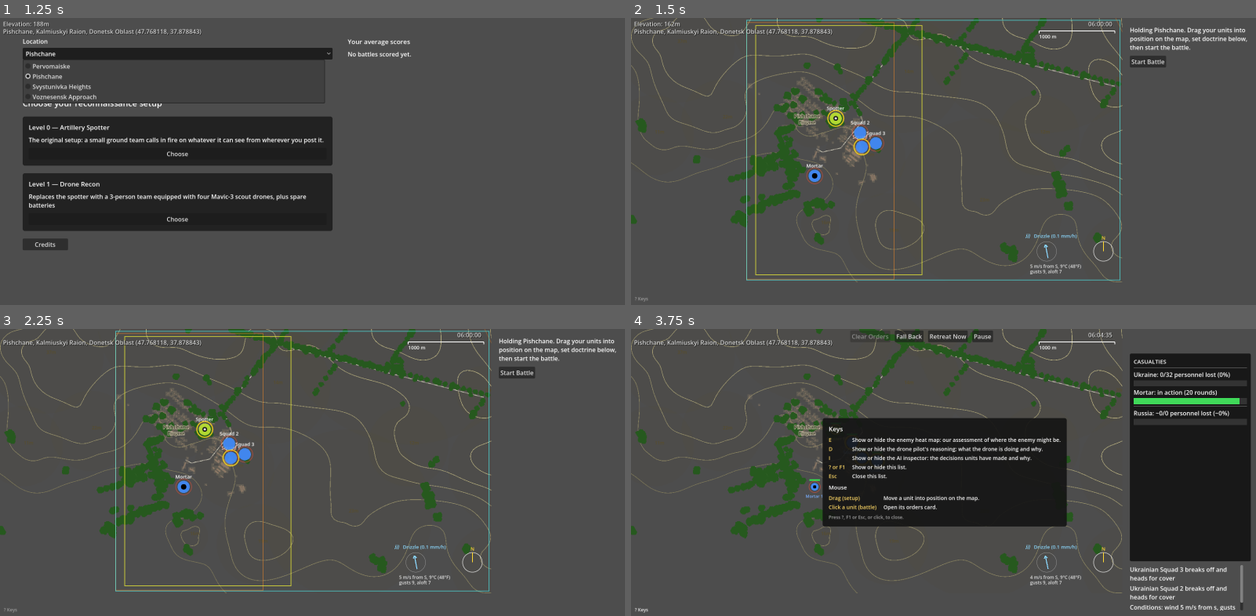
Above: before the commit, frames 1-4 (two rows, left to right).
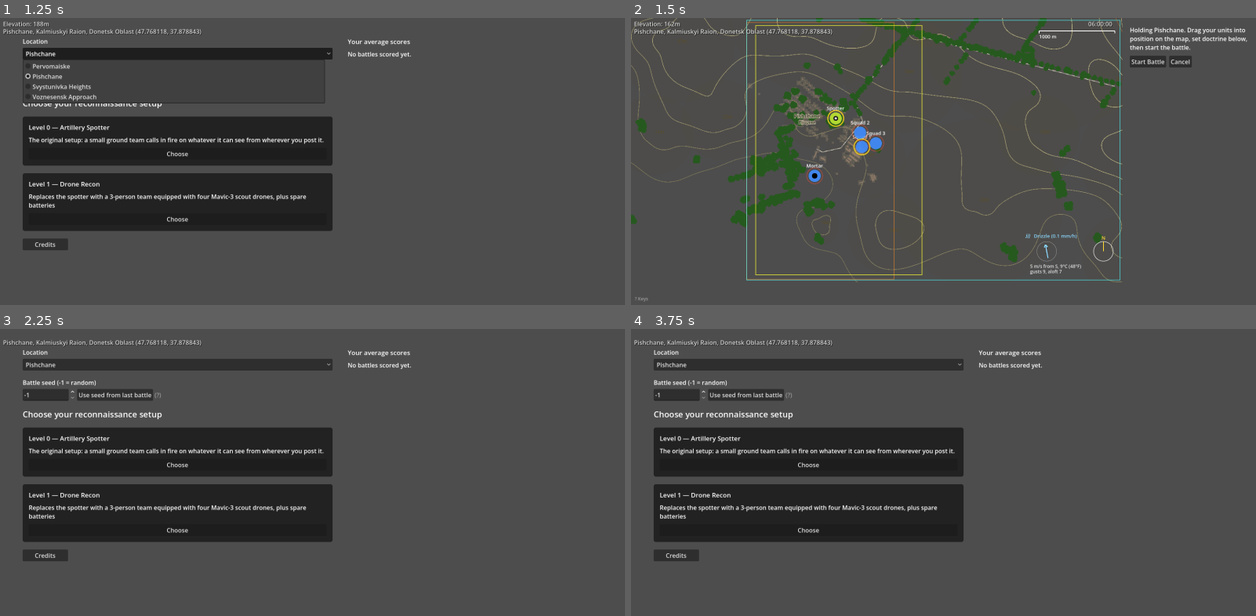
Above: after the commit, the same moments.

Repository: verybadcat/Drones
Game: Godot game, scene res://scenes/Main.tscn
The game is run twice, just before and just after one commit, with the same random seed, the same clock (stepped at 60 frames per second) and the same inputs. Sound files missing from this copy of the repository are replaced by a short silence.
Inputs (mouse positions are in pixels of both pictures, inside the frame that each line leads up to):
- Up to frame 1 (1.25 s): click "Pishchane" at 0.5 s
- Up to frame 2 (1.5 s): click "Choose" at 1.25 s
- Up to frame 3 (2.25 s): click (550, 372) at 2 s, where only the run after the commit has a clickable "Cancel"
- Up to frame 4 (3.75 s): click (1149, 372) at 2.75 s, where only the run before the commit has a clickable "Start Battle"; click (643, 610) at 3.5 s, where only the run before the commit has a clickable "? Keys"

Frame 1 is identical in both runs. In frame 2, 0.1% of the frame differs, in the area x 86-90%, y 13-18%; in frame 3, 28%; in frame 4, 42%, in the area x 0-100%, y 0-99%.

Commit message:
A Cancel button beside Start Battle takes the setup screen back to the scenario picker
Co-Authored-By: Claude Sonnet 5.5 <noreply@anthropic.com>

Diff:
--- a/scripts/deployment_phase.gd
+++ b/scripts/deployment_phase.gd
@@ -8,6 +8,8 @@
 ## main.gd sets `recon_mode` and `map_viewport` BEFORE adding this to the tree.
 
 signal start_requested(doctrine: Dictionary)
+## "Cancel": back to the screen before this one (the scenario picker), nothing started.
+signal cancel_requested
 
 var recon_mode: GameConfig.ReconMode = GameConfig.ReconMode.SPOTTER
 var map_viewport: SubViewport
@@ -17,6 +19,7 @@
 var deployment_screen: DeploymentScreen
 var doctrine_panel: DoctrinePanel
 var start_button: Button
+var cancel_button: Button
 # Loupe overlay shown while dragging a deployment token — see deployment_magnifier.gd's
 # own doc comment. Screen-space, so a child of this screen rather than of the map's
 # SubViewport: it has to sit in a fixed screen position regardless of the map's own
@@ -57,6 +60,13 @@
 	start_button.pressed.connect(request_start)
 	add_child(start_button)
 
+	# Direct user request: "a 'cancel' button next to 'start battle' on that screen. 'Cancel' would take us back to the previous screen."
+	cancel_button = Button.new()
+	cancel_button.text = "Cancel"
+	cancel_button.position = start_button.position + Vector2(start_button.get_combined_minimum_size().x + 8.0, 0.0)
+	cancel_button.pressed.connect(request_cancel)
+	add_child(cancel_button)
+
 
 func map_mouse_world_position() -> Vector2:
 	return deployment_screen.get_global_mouse_position() if deployment_screen else Vector2.ZERO
@@ -94,6 +104,11 @@
 	start_requested.emit(build_doctrine())
 
 
+## "Cancel": gives up this setup and asks to go back to the previous screen.
+func request_cancel() -> void:
+	cancel_requested.emit()
+
+
 ## The dictionary the battle is started from (see request_start). Separate so a test can start
 ## a battle from a doctrine the setup screen has no controls for any more.
 func build_doctrine() -> Dictionary:
--- a/scripts/main.gd
+++ b/scripts/main.gd
@@ -271,6 +271,7 @@
 	screen.recon_mode = recon_mode
 	screen.map_viewport = map_viewport
 	screen.start_requested.connect(_on_start_requested)
+	screen.cancel_requested.connect(_show_level_select) # Cancel: back to the scenario picker
 	_open_screen(screen)
 
 
--- /dev/null
+++ b/scripts/tests/test_deployment_cancel.gd
@@ -0,0 +1,49 @@
+extends SceneTree
+## Direct user request: "I want a 'cancel' button next to 'start battle' on that screen. 'Cancel' would take us back to the previous screen."
+## The deployment (setup) screen has a Cancel button beside Start Battle; pressing it frees the screen and shows the scenario picker again,
+## with nothing started, and a new setup can be begun from there.
+##
+## Run: godot --headless --path . --script scripts/tests/test_deployment_cancel.gd
+var failures := 0
+
+func check(condition: bool, message: String) -> void:
+	if not condition:
+		failures += 1
+		push_error(message)
+
+func _initialize() -> void:
+	call_deferred("run")
+
+func screens_of(main: Node) -> Array:
+	return main.get_children().filter(func(c): return c is GameScreen and not c.is_queued_for_deletion())
+
+func run() -> void:
+	var main = load("res://scripts/main.gd").new()
+	root.add_child(main)
+	await process_frame
+	main._show_deployment()
+	await process_frame
+	var phase: DeploymentPhase = main.current_screen
+	check(phase.cancel_button != null and phase.cancel_button.text == "Cancel", "The setup screen has a Cancel button")
+	if phase.cancel_button == null:
+		quit(1)
+		return
+	var start: Button = phase.start_button
+	var cancel: Button = phase.cancel_button
+	check(is_equal_approx(cancel.position.y, start.position.y) and cancel.position.x >= start.position.x + start.get_combined_minimum_size().x, "...on the same row as Start Battle, to its right, not overlapping it")
+	check(cancel.position.x + cancel.get_combined_minimum_size().x <= GameConfig.CAMERA_VIEWPORT_WIDTH_PX + 320.0, "...and inside the window")
+	var started: Array = []
+	phase.start_requested.connect(func(d): started.append(d))
+	cancel.pressed.emit()
+	await process_frame
+	await process_frame
+	check(started.is_empty(), "Cancel starts no battle")
+	check(main.current_screen is LevelSelectScreen and screens_of(main).size() == 1, "Cancel takes us back to the scenario picker, as the only screen")
+	check(not is_instance_valid(phase), "...and the setup screen is freed")
+	check(main.map_viewport.get_children().filter(func(c): return not (c is Camera2D) and not c.is_queued_for_deletion()).is_empty(), "...with nothing of the setup left in the map")
+	# a new setup can be begun from there
+	main._show_deployment()
+	await process_frame
+	check(main.current_screen is DeploymentPhase and main.current_screen.cancel_button != null, "A new setup can be started afterwards, with its own Cancel")
+	print("Deployment cancel tests: %d failures" % failures)
+	quit(1 if failures else 0)
